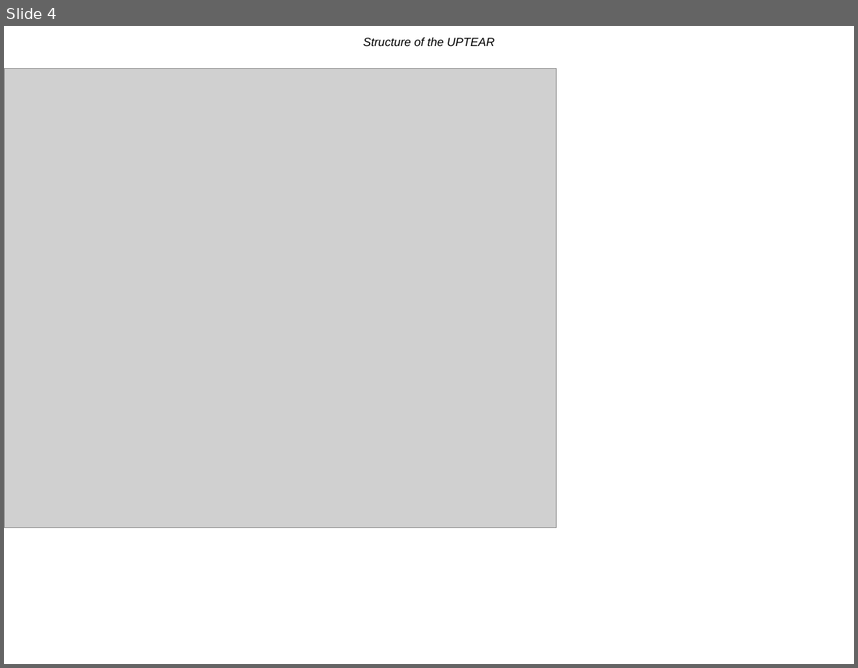
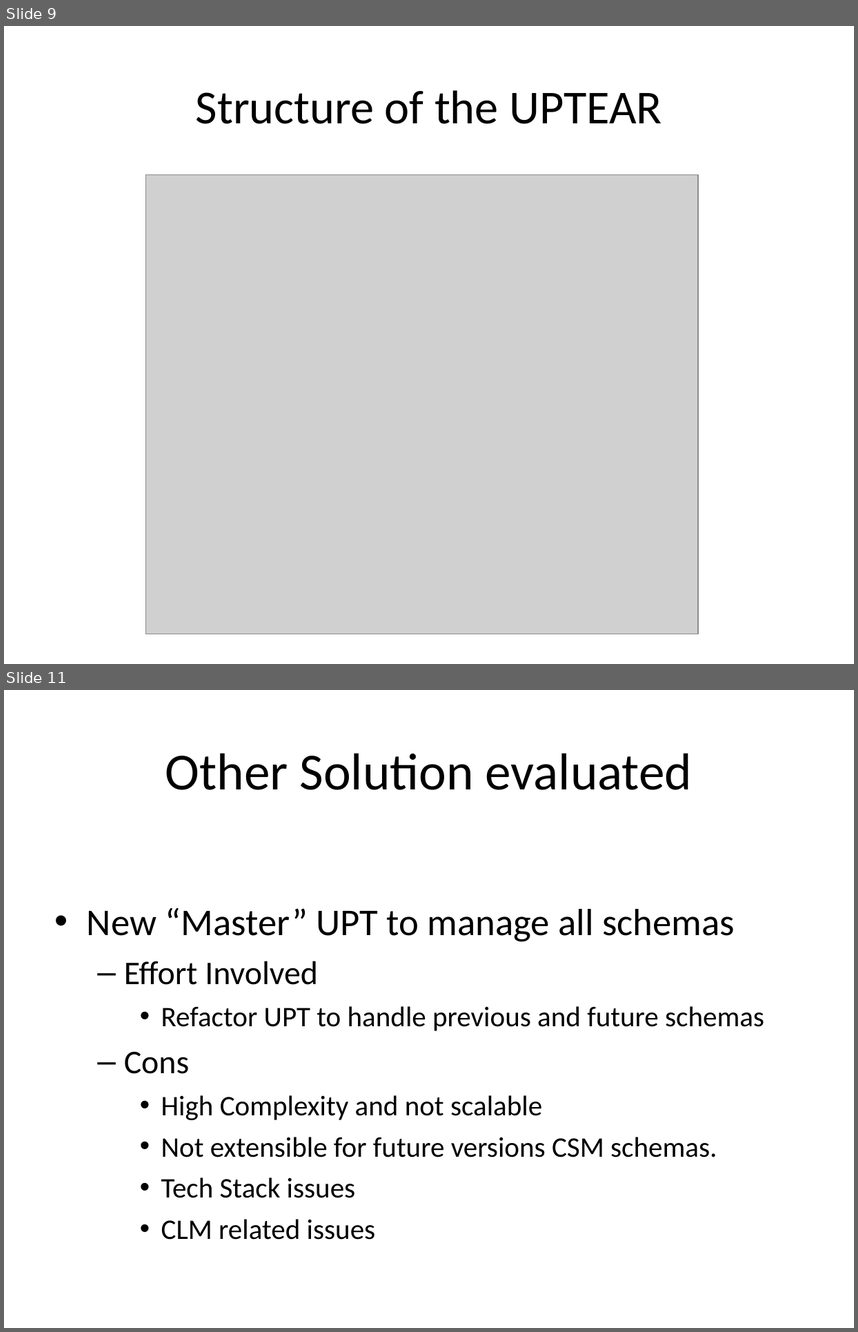
Before and after one commit to CBIIT/common-security-module-docs, a slide deck: CSM 4.2/Development/Design/Diagrams.ppt. Shown one above the other, each under a label of ours: slide 4 before the commit, slides 9 and 11 after it; the slides between them are not shown. The pictures are 858x668 and 858x1332 pixels, drawn with LibreOffice and Linux fonts; fonts in the diff are those of the drawing; grey boxes stand for pictures. Boxes give left, top, right and bottom in pixels: in the first picture for what was removed or moved away, otherwise in the second. Text is boxed around its words. In the diff, an @@ line names an element or a change of style, - is before the commit and + after.

```diff
--- a/CSM 4.2/Development/Design/Diagrams.ppt
+++ b/CSM 4.2/Development/Design/Diagrams.ppt
@@ slide 11 added at (4,690,854,1328), background #FFFFFF @@
@@ title added at (165,753,693,790), 44 pt, text #000000 @@
+Other Solution evaluated
@@ text added at (87,907,764,1239), 24 pt, text #000000 @@
+• New “Master” UPT to manage all schemas
+  – Effort Involved
+    • Refactor UPT to handle previous and future schemas
+  – Cons
+    • High Complexity and not scalable
+    • Not extensible for future versions CSM schemas.
+    • Tech Stack issues
+    • CLM related issues
@@ what was slide 4 is now slide 9 @@
@@ slide 9 changed as well @@
@@ title "Structure of the UPTEAR": place and size @@
-title "Structure of the UPTEAR" at (363,37,495,46)
+title "Structure of the UPTEAR" at (196,90,662,124)
@@ title "Structure of the UPTEAR" at (196,90,662,124): size 10 to 40 pt, font Arial to Calibri, italic off; alignment left to centre @@
@@ picture: place and size @@
-picture at (4,69,557,528)
+picture at (146,175,699,634)
```
Also in this commit, not shown: 3 other slides changed, 7 other slides added.
